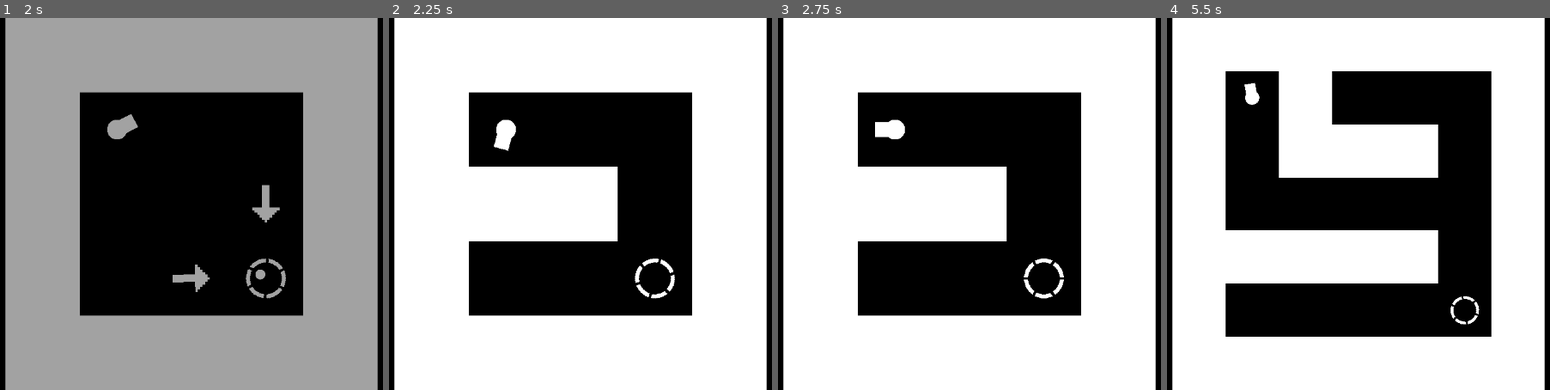
Above: before the commit, frames 1-4 (left to right).
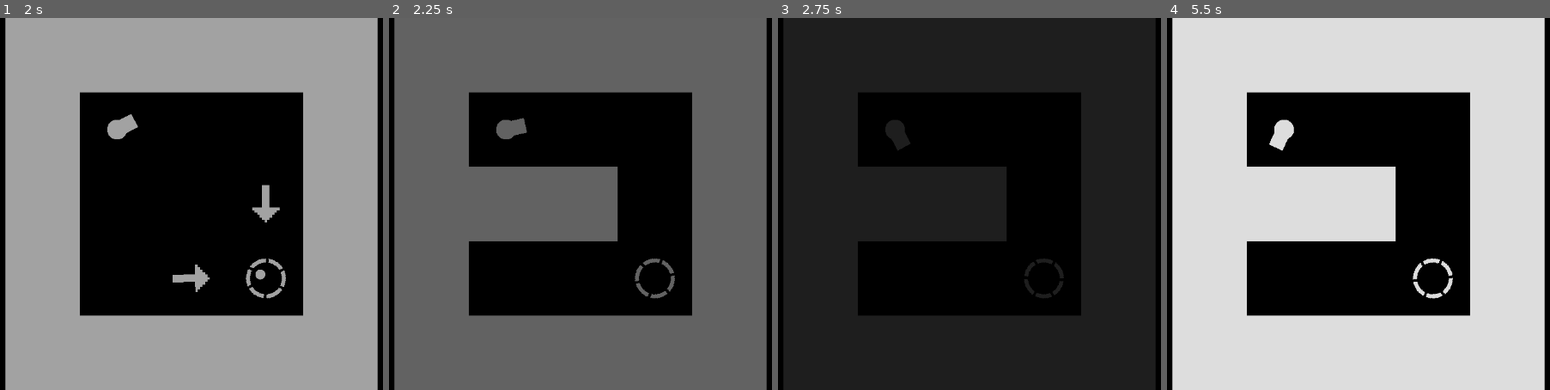
Above: after the commit, the same moments.

Repository: Christmas-Missionary/one_button_2024
Game: Godot game, scene res://src/main.tscn
The game is run twice, just before and just after one commit, with the same random seed, the same clock (stepped at 60 frames per second) and the same inputs. Sound files missing from this copy of the repository are replaced by a short silence.
Inputs:
- Up to frame 1 (2 s): tap Enter at 0.5 s; hold Space (OneButton) 0.53-1.28 s; tap Space (OneButton) at 1.35 s
- Up to frame 2 (2.25 s): hold Space (OneButton) from 2.03 s (still down)
- Up to frame 3 (2.75 s): keep holding Space (OneButton)
- Up to frame 4 (5.5 s): release Space (OneButton) at 2.78 s; tap Space (OneButton) at 2.85, 4.35 s; hold Space (OneButton) 3.53-4.28 s; hold Space (OneButton) from 5.03 s (still down)

Frame 1 is identical in both runs. In frame 2, 71% of the frame differs, in the area x 1-99%, y 0-100%; in frame 3, 71%; in frame 4, 83%.
Error before the commit: Cannot call method 'set_pause' on a null value. (res://src/lv_animation.gd:9)

Commit message:
level var has setter, uses signals

Diff:
--- a/src/camera.gd
+++ b/src/camera.gd
@@ -1,7 +1,7 @@
 extends Camera2D
 
 # tile_size.x and tile_size.y must be the same
-func _ready() -> void:
-	var maze: = $/root/Main/Maze as Maze
+func _adjust(level_val: int) -> void:
+	var maze: = $"../Maze" as Maze
 	zoom = Vector2(650, 650) / (Vector2(maze.x_dim + 2, maze.y_dim + 2) * maze.tile_set.tile_size.x)
 	global_position = maze.to_global(maze.map_to_local(Vector2i(maze.x_dim, maze.y_dim) / 2))
--- a/src/lv_animation.gd
+++ b/src/lv_animation.gd
@@ -5,6 +5,8 @@
 	var _audio: = $Audio as AudioStreamPlayer
 	_audio.play()
 	await _audio.finished
-	Maze.level += 1
+	($"../Maze" as Maze).level += 1
 	get_tree().set_pause(false)
-	get_tree().reload_current_scene()
+	var _bullet_pool: Node = $/root/Main/BulletPool
+	for bullet: Node in _bullet_pool.get_children():
+		bullet.queue_free()
--- a/src/main.tscn
+++ b/src/main.tscn
@@ -116,4 +116,8 @@
 "": SubResource("AnimationLibrary_2ih3u")
 }
 
+[node name="CanvasLayer" type="CanvasLayer" parent="."]
+
+[connection signal="level_changed" from="Maze" to="Maze" method="_generate_maze"]
+[connection signal="level_changed" from="Maze" to="Camera" method="_adjust"]
 [connection signal="bullet_entered" from="Target" to="LVAnimation" method="_play"]
--- a/src/maze_gen.gd
+++ b/src/maze_gen.gd
@@ -1,16 +1,30 @@
 extends TileMapLayer
 class_name Maze
 
-static var level: int = 1
+var x_dim: int
+var y_dim: int
+var level: int:
+	set(val):
+		level = val
+		x_dim = level_to_size(val)
+		y_dim = x_dim
+		level_changed.emit(val)
 
-var x_dim: int = ((level % 2) + 1) + level
-var y_dim: int = x_dim
+signal level_changed(val: int)
+
+static func level_to_size(lev: int) -> int:
+	return ((lev % 2) + 1) + lev
+
+func _ready() -> void:
+	level = 1
 
 func _can_move_to(current: Vector2i) -> bool:
 	var _MAZE_RECT: Rect2i = Rect2i(Vector2i.ZERO, Vector2i(x_dim, y_dim))
 	return _MAZE_RECT.has_point(current) and get_cell_atlas_coords(current) != Vector2i.ZERO
 
-func _ready() -> void:
+func _generate_maze(level_val: int) -> void:
+	clear()
+
 	# place_border
 	for y in range(-1, y_dim):
 		set_cell(Vector2i(-1, y), 0, Vector2i.ZERO)
@@ -23,8 +37,8 @@
 
 	($/root/Main/Target as Node2D).position = Vector2i(30, 30) * (Vector2i(x_dim, y_dim) - Vector2i.ONE) + Vector2i(15, 15)
 
-	($/root/Main/Arrows as CanvasItem).set_visible(level == 1)
-	if (level == 1):
+	($/root/Main/Arrows as CanvasItem).set_visible(level_val == 1)
+	if (level_val == 1):
 		return
 
 	# Generate inside of maze
